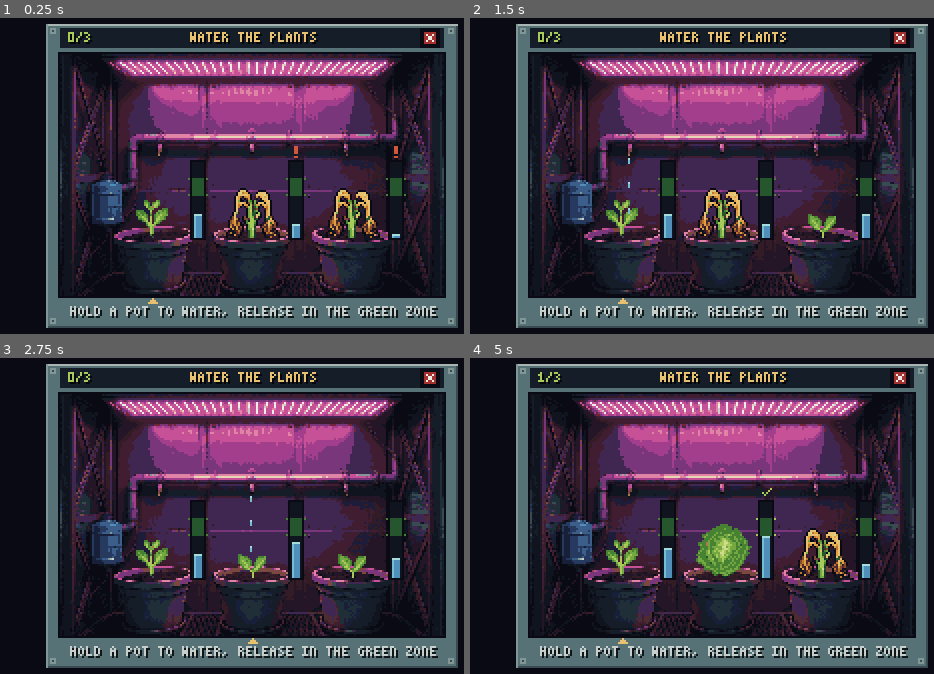
Above: before the commit, frames 1-4 (two rows, left to right).
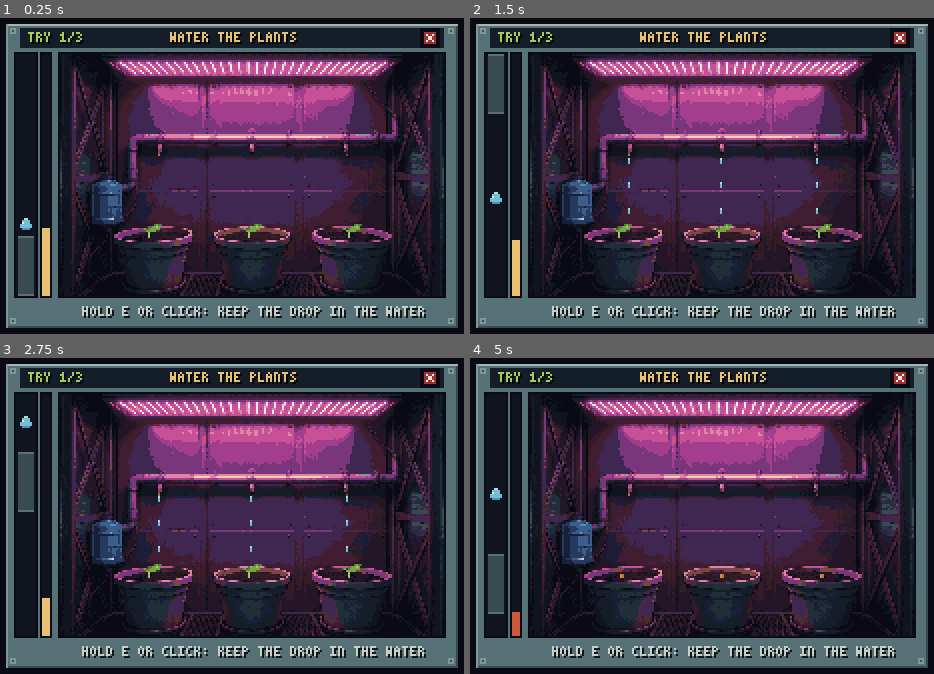
Above: after the commit, the same moments.

Repository: HattoriLoL/Artemis-Adventure
Game: Godot game, scene res://cenas/minigame_estufa.tscn
Same seed, same stepped clock (60 frames per second), same inputs: the game is played once before the commit and once after it. This scene is started directly instead of the project's main scene.
Inputs (mouse positions are in pixels of both pictures, inside the frame that each line leads up to):
- Up to frame 1 (0.25 s): no input
- Up to frame 2 (1.5 s): tap Enter (ui_accept) at 0.5, 0.77 s; move the mouse to (864, 157) at 0.52 s; hold D (direita, bound only before the commit) 0.53-1.28 s; hold E (usar) 0.53-1.28 s; click (864, 157) at 0.67 s; tap X at 0.8, 1.35 s; move the mouse to (595, 194) at 1.27 s; hold Down (ui_down) from 1.28 s (still down); click (595, 194) at 1.42 s
- Up to frame 3 (2.75 s): tap Enter (ui_accept) at 1.52 s; tap J at 1.55, 2.1 s; move the mouse to (315, 437) at 2.02 s; release Down (ui_down) at 2.03 s; hold D (direita, bound only before the commit) from 2.03 s (still down); hold E (usar) from 2.03 s (still down); click (315, 437) at 2.17 s
- Up to frame 4 (5 s): move the mouse to (688, 588) at 2.77 s; release D (direita, bound only before the commit) at 2.78 s; release E (usar) at 2.78 s; hold Up (ui_up) 2.78-3.53 s; tap E (usar) at 2.85, 4.55 s; click (688, 588) at 2.92 s; tap Enter (ui_accept) at 3.02, 3.77, 4.52 s; tap X at 3.05, 3.6 s; move the mouse to (915, 569) at 3.52 s; hold A (esquerda, bound only before the commit) from 3.53 s (still down); click (915, 569) at 3.67 s; tap J at 3.8, 4.35 s; move the mouse to (530, 462) at 4.27 s; click (530, 462) at 4.42 s

The runs differ from the first frame. In frame 1, 13% of the frame differs, in the area x 1-95%, y 1-99%; in frame 2, 12%; in frame 3, 11%; in frame 4, 13%.

Commit message:
Minigame da estufa no estilo "segure o alvo na faixa"
- Segurar E ou o clique sobe o jato no trilho; soltar faz ele cair com inércia e quicar no fundo.
- A gota (a umidade certa) anda sozinha; com ela dentro do jato o crescimento enche e as 3 alfaces crescem
  pelos 8 estágios da arte; fora, esvazia.
- Crescimento cheio conclui a tarefa; vazio murcha as plantas e recomeça. Na 3ª falha fecha sem concluir.
- Mesma arte, moldura, cores e contrato com o mapa (terminou, cancelou, demo). O robô do demo vence em ~8,3 s.

Diff:
--- a/jogo/scripts/minigame_estufa.gd
+++ b/jogo/scripts/minigame_estufa.gd
@@ -1,10 +1,11 @@
 extends Control
-## Minigame da estufa (WATER THE PLANTS): 3 vasos de alface sob a luz de cultivo.
-## Segurar o clique num vaso (ou escolher com esquerda/direita e segurar E) faz a umidade subir; com ela na faixa
-## verde e a rega solta, a alface cresce até ficar pronta. Água demais encharca (o vaso escorre e é preciso esperar);
-## sem água a umidade cai sozinha e a planta murcha. Os 3 vasos prontos concluem a tarefa.
-## Arte do PixelAi (paleta Apollo) em res://assets/minigames/regar/; moldura, medidores e texto desenhados aqui.
-## Contrato com o mapa: sinal `terminou` (concluiu), sinal `cancelou` (fechou no X ou Esc) e a variável `demo`.
+## Minigame da estufa (WATER THE PLANTS), no estilo "segure a faixa em cima do alvo".
+## Do lado do canteiro há um trilho vertical. Segurar E (ou o clique) faz o JATO subir; soltar faz ele cair.
+## A GOTA (a umidade certa) sobe e desce sozinha. Com a gota dentro do jato, o crescimento enche e as 3 alfaces
+## crescem; fora, ele esvazia. Cheio: plantas regadas, a tarefa conclui. Vazio: as plantas murcham e a rodada
+## recomeça; depois de TENTATIVAS falhas o minigame fecha sem concluir (a tarefa continua no mapa).
+## Arte do PixelAi (paleta Apollo) em res://assets/minigames/regar/; moldura, trilho e texto desenhados aqui.
+## Contrato com o mapa: sinal `terminou` (concluiu), sinal `cancelou` (fechou no X, no Esc ou falhou tudo) e `demo`.
 
 signal terminou
 signal cancelou
@@ -33,33 +34,44 @@
 const VERMELHO := Color("#a53030")
 const VERMELHO_CLARO := Color("#cf573c")
 
-const PAINEL := Rect2(56, 13, 208, 154)
+# --- tela
+const PAINEL := Rect2(36, 13, 228, 154)
 const JANELA := Vector2(64, 29)                 # canto do canteiro (192x121) na tela
 const BOTAO_X := Rect2(245, 17, 8, 8)
 const VASOS := [46, 96, 146]                    # centro de cada vaso, no canteiro
 const BICOS := [49, 95, 143]                    # gotejador de cada vaso
-const MEDIDORES := [66, 115, 165]
 const Y_BICO := 49
 const Y_TERRA := 91
-const Y_MED := 54
-const ALT_MED := 38
 const QUADRO := Vector2(31, 29)
-
-const FAIXA := Vector2(0.55, 0.78)              # umidade certa
-const ENCHE := 0.42                             # por segundo, regando
-const SECA := 0.035                             # por segundo, evaporando sob o LED
-const ESCORRE := 0.3                            # por segundo, encharcado
-const SECO := 0.2                               # abaixo disso a planta murcha
-const ESPERA_FAIXA := 0.6                       # tempo na faixa, sem regar, para começar a crescer
-const PASSO_CRESCER := 0.22                     # tempo de cada estágio ao crescer
+const TRILHO := Rect2(42, 29, 10, 121)          # onde o jato e a gota andam
+const BARRA := Rect2(55, 29, 4, 121)            # medidor de crescimento
+
+# --- jogo (mexa aqui para deixar mais fácil ou mais difícil)
+const ALT_JATO := 30.0                          # altura do jato, em pixels (maior = mais fácil)
+const SUBIDA := 340.0                           # aceleração para cima segurando, px/s²
+const GRAVIDADE := 300.0                        # aceleração para baixo soltando, px/s²
+const VEL_MAX := 130.0                          # velocidade máxima do jato, px/s
+const QUIQUE := 0.35                            # quanto o jato quica no fundo (0 = não quica)
+const VEL_GOTA := 48.0                          # velocidade da gota, px/s
+const TROCA_GOTA := Vector2(0.5, 1.3)           # a gota escolhe um novo destino a cada 0,5 a 1,3 s
+const ENCHE := 0.11                             # crescimento por segundo com a gota no jato
+const ESVAZIA := 0.09                           # crescimento perdido por segundo com a gota fora
+const COMECO := 0.3                             # crescimento no começo de cada rodada
+const TENTATIVAS := 3
 
 var demo := false
-var vasos := []
-var sel := 0
-var regando := -1
 var e_liberado := false                         # o E que abriu o minigame ainda pode estar apertado
 var t := 0.0
-var t_fim := -1.0
+var segurando := false
+var jato_y := 0.0                               # topo do jato, contado do topo do trilho
+var jato_v := 0.0
+var gota_y := 0.0                               # centro da gota, contado do topo do trilho
+var gota_destino := 0.0
+var t_gota := 0.0
+var crescimento := COMECO                       # 0 a 1
+var tentativa := 1
+var estado := "jogando"                         # "jogando", "murchou" ou "pronto"
+var t_estado := 0.0
 var aviso := ""
 var cor_aviso := BRANCO
 var t_aviso := 0.0
@@ -68,13 +80,11 @@
 func _ready() -> void:
 	mouse_filter = Control.MOUSE_FILTER_IGNORE
 	_criar_teclas()
-	for v in [[0.32, 3], [0.18, 2], [0.06, 2]]:
-		vasos.append({"nivel": v[0], "estagio": v[1], "pronto": false, "crescendo": false, "t_faixa": 0.0,
-			"t_cresce": 0.0, "pulo": 0.0, "encharcado": false})
+	_nova_rodada()
 
 
 func _input(ev: InputEvent) -> void:
-	if t_fim >= 0.0 or demo:
+	if estado != "jogando" or demo:
 		return
 	if ev is InputEventMouseButton and ev.pressed and ev.button_index == MOUSE_BUTTON_LEFT:
 		if BOTAO_X.grow(1).has_point(get_local_mouse_position()):
@@ -86,96 +96,92 @@
 func _process(delta: float) -> void:
 	t += delta
 	t_aviso = maxf(0.0, t_aviso - delta)
-	if t_fim >= 0.0:
-		t_fim -= delta
-		_animar(delta)
-		queue_redraw()
-		if t_fim < 0.0:
-			set_process(false)
-			terminou.emit()
-		return
-	regando = _quem_rega()
-	for i in vasos.size():
-		_atualizar(i, delta)
-	_animar(delta)
-	if vasos.all(func(v): return v["pronto"]):
-		t_fim = 1.6
-		_avisar("PLANTS WATERED!", VERDE_LIMA, 2.0)
+	if estado == "jogando":
+		segurando = _quer_subir()
+		_mover_jato(delta)
+		_mover_gota(delta)
+		_crescer(delta)
+	else:
+		segurando = false
+		t_estado -= delta
+		if t_estado <= 0.0:
+			_fim_da_pausa()
 	queue_redraw()
 
 
-func _quem_rega() -> int:
-	if demo:  # como um jogador: rega o vaso até o meio da faixa, solta e espera crescer; depois o próximo
-		for i in vasos.size():
-			var v: Dictionary = vasos[i]
-			if not v["pronto"] and not v["crescendo"]:
-				sel = i
-				if v["nivel"] >= 0.68:
-					v["demo_solto"] = true
-				elif v["nivel"] < FAIXA.x:
-					v["demo_solto"] = false
-				return -1 if v.get("demo_solto", false) or v["encharcado"] else i
-		return -1
+func _nova_rodada() -> void:
+	jato_y = TRILHO.size.y - ALT_JATO
+	jato_v = 0.0
+	gota_y = TRILHO.size.y * 0.6
+	gota_destino = gota_y
+	t_gota = 0.0
+	crescimento = COMECO
+	estado = "jogando"
+
+
+func _quer_subir() -> bool:
+	if demo:  # como um jogador: segura se o jato (com o embalo dele) está abaixo da gota
+		return jato_y + ALT_JATO / 2.0 + jato_v * 0.25 > gota_y
 	if not Input.is_action_pressed("usar"):
 		e_liberado = true
-	if Input.is_action_just_pressed("esquerda"):
-		sel = (sel + vasos.size() - 1) % vasos.size()
-	if Input.is_action_just_pressed("direita"):
-		sel = (sel + 1) % vasos.size()
-	if Input.is_mouse_button_pressed(MOUSE_BUTTON_LEFT):
-		var m := get_local_mouse_position()
-		for i in vasos.size():
-			if _area_vaso(i).has_point(m):
-				sel = i
-				return i
 	if e_liberado and Input.is_action_pressed("usar"):
-		return sel
-	return -1
-
-
-func _area_vaso(i: int) -> Rect2:
-	return Rect2(JANELA + Vector2(VASOS[i] - 22, 52), Vector2(44, 69))
-
-
-func _atualizar(i: int, delta: float) -> void:
-	var v: Dictionary = vasos[i]
-	if v["pronto"] or v["crescendo"]:
-		return
-	if v["encharcado"]:
-		v["nivel"] -= ESCORRE * delta
-		if v["nivel"] < 0.8:
-			v["encharcado"] = false
-	elif i == regando:
-		v["nivel"] += ENCHE * delta
-		if v["nivel"] >= 0.97:
-			v["encharcado"] = true
-			_avisar("TOO MUCH WATER! WAIT FOR IT TO DRAIN", VERMELHO_CLARO, 1.8)
-	else:
-		v["nivel"] -= SECA * delta
-	v["nivel"] = clampf(v["nivel"], 0.0, 1.0)
-	var na_faixa: bool = v["nivel"] >= FAIXA.x and v["nivel"] <= FAIXA.y
-	if na_faixa and i != regando and not v["encharcado"]:
-		v["t_faixa"] += delta
-		if v["t_faixa"] >= ESPERA_FAIXA:
-			v["crescendo"] = true
-	else:
-		v["t_faixa"] = 0.0
-
-
-func _animar(delta: float) -> void:
-	for v in vasos:
-		v["pulo"] = maxf(0.0, v["pulo"] - delta)
-		if not v["crescendo"]:
-			continue
-		v["t_cresce"] += delta
-		if v["t_cresce"] >= PASSO_CRESCER:
-			v["t_cresce"] = 0.0
-			v["estagio"] += 1
-			v["pulo"] = 0.07
-			if v["estagio"] >= 7:
-				v["estagio"] = 7
-				v["crescendo"] = false
-				v["pronto"] = true
+		return true
+	return Input.is_mouse_button_pressed(MOUSE_BUTTON_LEFT) \
+		and not BOTAO_X.grow(1).has_point(get_local_mouse_position())
+
+
+func _mover_jato(delta: float) -> void:
+	jato_v += (-SUBIDA if segurando else GRAVIDADE) * delta
+	jato_v = clampf(jato_v, -VEL_MAX, VEL_MAX)
+	jato_y += jato_v * delta
+	var fundo := TRILHO.size.y - ALT_JATO
+	if jato_y > fundo:
+		jato_y = fundo
+		jato_v = -jato_v * QUIQUE
+	if jato_y < 0.0:
+		jato_y = 0.0
+		jato_v = 0.0
+
+
+func _mover_gota(delta: float) -> void:
+	t_gota -= delta
+	if t_gota <= 0.0:
+		t_gota = randf_range(TROCA_GOTA.x, TROCA_GOTA.y)
+		gota_destino = randf_range(6.0, TRILHO.size.y - 6.0)
+	gota_y = move_toward(gota_y, gota_destino, VEL_GOTA * delta)
+
+
+func _gota_no_jato() -> bool:
+	return gota_y >= jato_y and gota_y <= jato_y + ALT_JATO
+
+
+func _crescer(delta: float) -> void:
+	crescimento += (ENCHE if _gota_no_jato() else -ESVAZIA) * delta
+	if crescimento >= 1.0:
+		crescimento = 1.0
+		estado = "pronto"
+		t_estado = 1.6
+		_avisar("PLANTS WATERED!", VERDE_LIMA, 2.0)
+	elif crescimento <= 0.0:
+		crescimento = 0.0
+		estado = "murchou"
+		t_estado = 1.6
+		if tentativa < TENTATIVAS:
+			_avisar("THE PLANTS WILTED! TRY AGAIN", VERMELHO_CLARO, 1.6)
+		else:
+			_avisar("THE PLANTS WILTED!", VERMELHO_CLARO, 1.6)
+
+
+func _fim_da_pausa() -> void:
+	if estado == "pronto":
+		set_process(false)
+		terminou.emit()
+	elif tentativa < TENTATIVAS:
+		tentativa += 1
+		_nova_rodada()
+	else:
+		set_process(false)
+		cancelou.emit()
 
 
 func _avisar(txt: String, cor: Color, dur: float) -> void:
@@ -188,24 +194,20 @@
 func _draw() -> void:
 	draw_rect(Rect2(0, 0, 320, 180), Color(PRETO, 0.68))
 	_moldura()
-	var feitos := vasos.filter(func(v): return v["pronto"]).size()
 	Fonte.centralizado(self, "WATER THE PLANTS", PAINEL.position.x + PAINEL.size.x / 2.0, PAINEL.position.y + 5,
 		AMARELO)
-	Fonte.desenhar(self, "%d/3" % feitos, PAINEL.position + Vector2(12, 5), VERDE_LIMA)
-	draw_rect(BOTAO_X.grow(1), PRETO)
-	draw_rect(BOTAO_X.grow(0).grow_individual(-1, -1, -1, -1), VERMELHO)
-	for k in 4:
-		draw_rect(Rect2(BOTAO_X.position + Vector2(2 + k, 2 + k), Vector2.ONE), BRANCO)
-		draw_rect(Rect2(BOTAO_X.position + Vector2(5 - k, 2 + k), Vector2.ONE), BRANCO)
+	Fonte.desenhar(self, "TRY %d/%d" % [tentativa, TENTATIVAS], PAINEL.position + Vector2(12, 5), VERDE_LIMA)
+	_botao_x()
 	draw_rect(Rect2(JANELA - Vector2.ONE, Vector2(194, 123)), PRETO)
 	draw_texture(TEX_CANTEIRO, JANELA)
-	for i in vasos.size():
+	for i in VASOS.size():
 		_vaso(i)
+	_trilho()
 	var y_txt := JANELA.y + 126
 	if t_aviso > 0.0:
 		Fonte.centralizado(self, aviso, 160, y_txt, cor_aviso)
 	else:
-		Fonte.centralizado(self, "HOLD A POT TO WATER, RELEASE IN THE GREEN ZONE", 160, y_txt, BRANCO_SUJO)
+		Fonte.centralizado(self, "HOLD E OR CLICK: KEEP THE DROP IN THE WATER", 160, y_txt, BRANCO_SUJO)
 
 
 func _moldura() -> void:
@@ -222,75 +224,68 @@
 	draw_rect(Rect2(p.position + Vector2(8, 3), Vector2(p.size.x - 16, 10)), FUNDO)
 
 
+func _botao_x() -> void:
+	draw_rect(BOTAO_X.grow(1), PRETO)
+	draw_rect(BOTAO_X.grow_individual(-1, -1, -1, -1), VERMELHO)
+	for k in 4:
+		draw_rect(Rect2(BOTAO_X.position + Vector2(2 + k, 2 + k), Vector2.ONE), BRANCO)
+		draw_rect(Rect2(BOTAO_X.position + Vector2(5 - k, 2 + k), Vector2.ONE), BRANCO)
+
+
 func _vaso(i: int) -> void:
-	var v: Dictionary = vasos[i]
 	var cx: float = JANELA.x + VASOS[i]
 	var terra: float = JANELA.y + Y_TERRA
-	# planta
-	if not v["pronto"] and not v["crescendo"] and v["nivel"] < SECO:
+	if estado == "murchou":
 		draw_texture(TEX_MURCHA, Vector2(cx - TEX_MURCHA.get_width() / 2, terra - TEX_MURCHA.get_height() + 1))
 	else:
-		var q: int = v["estagio"]
-		if v["pronto"]:
+		var q := int(crescimento * 7.0)                 # estágio 0 a 7 conforme o crescimento
+		if estado == "pronto":
 			q = [8, 7, 9, 7][int(t / 0.3) % 4]          # balanço da planta pronta
-		var alto := QUADRO.y + (1.0 if v["pulo"] > 0.0 else 0.0)
-		draw_texture_rect_region(TEX_ALFACE, Rect2(cx - 15, terra - alto + 1, QUADRO.x, alto),
+		draw_texture_rect_region(TEX_ALFACE, Rect2(cx - 15, terra - QUADRO.y + 1, QUADRO.x, QUADRO.y),
 			Rect2(Vector2(q * QUADRO.x, 0), QUADRO))
-	# água encharcada em cima da terra
-	if v["encharcado"]:
-		draw_rect(Rect2(cx - 14, terra - 1, 28, 2), AGUA)
-		draw_rect(Rect2(cx - 10, terra - 1, 6, 1), AGUA_BRILHO)
-	# gotas caindo do gotejador
-	if i == regando:
+	# gotas caindo do gotejador enquanto o jogador segura
+	if segurando:
 		var bx: float = JANELA.x + BICOS[i]
 		var queda: float = Y_TERRA - Y_BICO - 4
 		for k in 3:
 			var gy: float = JANELA.y + Y_BICO + 2 + fmod(t * 60.0 + k * 13.0, queda)
 			draw_rect(Rect2(bx, gy, 1, 2), AGUA_CLARA)
 			draw_rect(Rect2(bx, gy - 1, 1, 1), AGUA_BRILHO)
-	_medidor(i)
-	# vaso escolhido pelo teclado
-	if not demo and not v["pronto"] and i == sel:
-		var y := JANELA.y + 122
-		for k in 3:
-			draw_rect(Rect2(cx - k, y + k, 1 + 2 * k, 1), AMARELO)
-
-
-func _medidor(i: int) -> void:
-	var v: Dictionary = vasos[i]
-	var x: float = JANELA.x + MEDIDORES[i]
-	var topo: float = JANELA.y + Y_MED
-	draw_rect(Rect2(x - 1, topo - 1, 8, ALT_MED + 2), PRETO)
-	draw_rect(Rect2(x, topo, 6, ALT_MED), NOITE)
-	var f0 := topo + ALT_MED - roundf(ALT_MED * FAIXA.y)
-	var f1 := topo + ALT_MED - roundf(ALT_MED * FAIXA.x)
-	draw_rect(Rect2(x, f0, 6, f1 - f0), VERDE_ESC)
-	var marca := VERDE_LIMA if v["pronto"] else VERDE
-	for mx in [x - 2, x + 7]:
-		draw_rect(Rect2(mx, f0, 1, 1), marca)
-		draw_rect(Rect2(mx, f1 - 1, 1, 1), marca)
-	var h := roundf(ALT_MED * float(v["nivel"]))
+
+
+func _trilho() -> void:
+	var r := TRILHO
+	draw_rect(r.grow(1), PRETO)
+	draw_rect(r, NOITE)
+	# jato (o que o jogador controla): azul quando a gota está dentro
+	var dentro := _gota_no_jato() and estado == "jogando"
+	var jato := Rect2(r.position.x + 1, r.position.y + roundf(jato_y), r.size.x - 2, ALT_JATO)
+	draw_rect(jato, AGUA if dentro else CINZA_ESC)
+	draw_rect(Rect2(jato.position, Vector2(jato.size.x, 1)), AGUA_BRILHO if dentro else CINZA)
+	draw_rect(Rect2(jato.position.x, jato.end.y - 1, jato.size.x, 1), AGUA_BRILHO if dentro else CINZA)
+	# gota (o alvo)
+	var g := Vector2(r.position.x + r.size.x / 2.0, r.position.y + roundf(gota_y))
+	draw_rect(Rect2(g.x - 1, g.y - 3, 2, 1), AGUA_BRILHO)
+	draw_rect(Rect2(g.x - 2, g.y - 2, 4, 2), AGUA_CLARA)
+	draw_rect(Rect2(g.x - 3, g.y, 6, 2), AGUA_CLARA)
+	draw_rect(Rect2(g.x - 2, g.y + 2, 4, 1), AGUA)
+	draw_rect(Rect2(g.x - 2, g.y - 1, 1, 1), BRANCO)
+	# medidor de crescimento
+	var b := BARRA
+	draw_rect(b.grow(1), PRETO)
+	draw_rect(b, NOITE)
+	var h := roundf(b.size.y * crescimento)
+	var cor := VERDE_LIMA if crescimento > 0.35 else (AMARELO if crescimento > 0.15 else VERMELHO_CLARO)
 	if h > 0:
-		draw_rect(Rect2(x + 1, topo + ALT_MED - h, 4, h), AGUA)
-		draw_rect(Rect2(x + 1, topo + ALT_MED - h, 4, 1), AGUA_BRILHO)
-		if h > 1:
-			draw_rect(Rect2(x + 1, topo + ALT_MED - h + 1, 1, h - 1), AGUA_CLARA)
-	if v["pronto"]:
-		for pt in [Vector2(1, -5), Vector2(2, -4), Vector2(3, -5), Vector2(4, -6), Vector2(5, -7)]:
-			draw_rect(Rect2(Vector2(x, topo) + pt, Vector2.ONE), VERDE_LIMA)
-	elif (v["encharcado"] or v["nivel"] < SECO) and int(t * 4.0) % 2 == 0:
-		draw_rect(Rect2(x + 2, topo - 8, 2, 4), VERMELHO_CLARO)
-		draw_rect(Rect2(x + 2, topo - 3, 2, 1), VERMELHO_CLARO)
+		draw_rect(Rect2(b.position.x, b.end.y - h, b.size.x, h), cor)
 
 
 func _criar_teclas() -> void:
 	# para a cena rodar sozinha com F6: no jogo, quem cria as teclas é o mapa
-	var m := {"usar": [KEY_E, KEY_X, KEY_J, KEY_ENTER], "esquerda": [KEY_A, KEY_LEFT], "direita": [KEY_D, KEY_RIGHT]}
-	for acao in m:
-		if InputMap.has_action(acao):
-			continue
-		InputMap.add_action(acao)
-		for k in m[acao]:
-			var ev := InputEventKey.new()
-			ev.physical_keycode = k
-			InputMap.action_add_event(acao, ev)
+	if InputMap.has_action("usar"):
+		return
+	InputMap.add_action("usar")
+	for k in [KEY_E, KEY_X, KEY_J, KEY_ENTER]:
+		var ev := InputEventKey.new()
+		ev.physical_keycode = k
+		InputMap.action_add_event("usar", ev)
